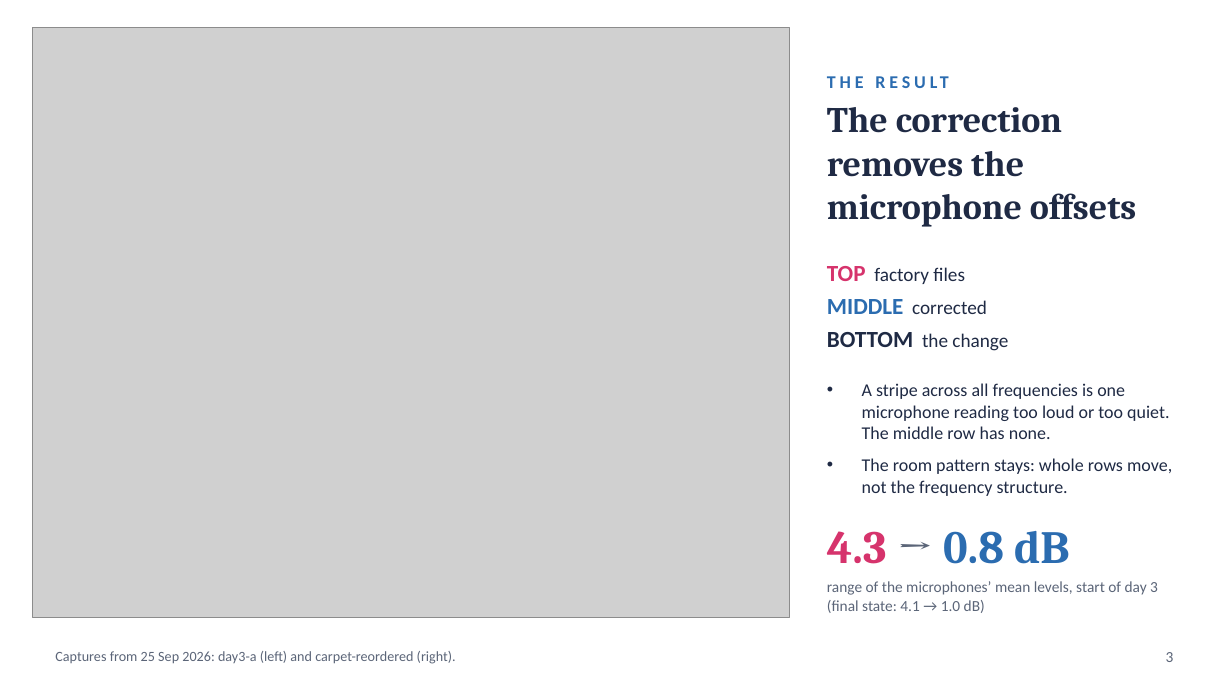
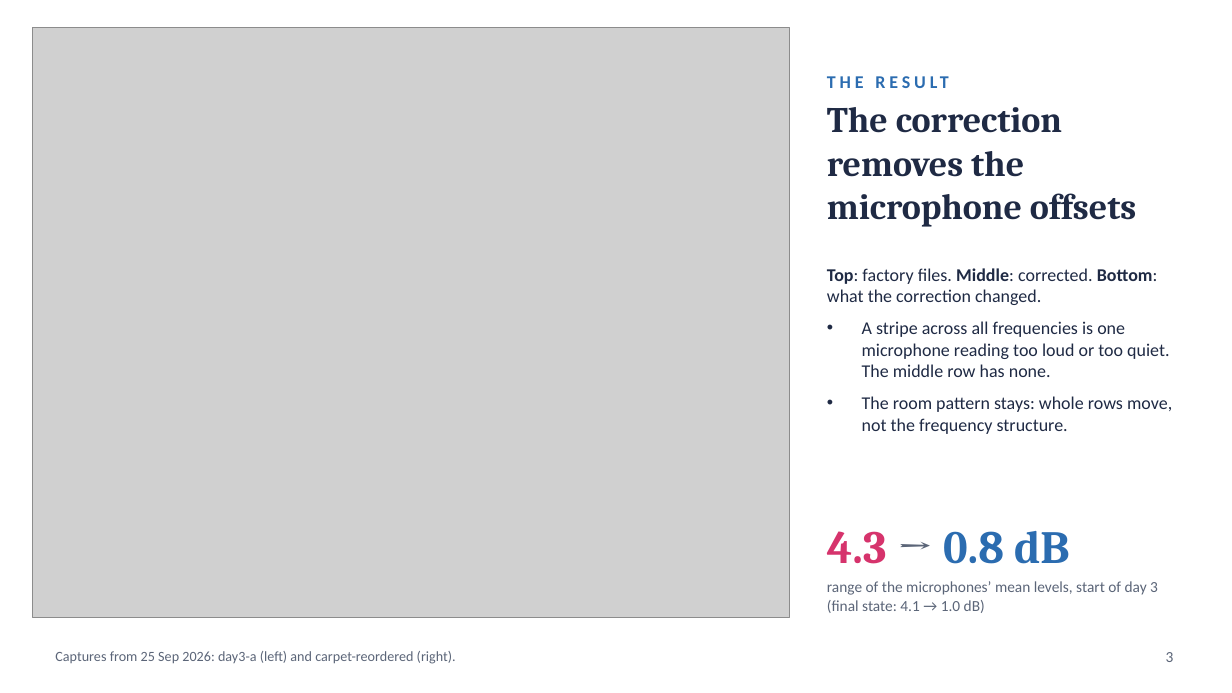
Before and after one commit to asdfgh0318/SoundVisualizer, a slide deck: slide 3 of docs/analysis/chamber-final-2026-10-01/slides/chamber-slides.pptx. Drawn at 1232x693 pixels with LibreOffice and Linux fonts; fonts in the diff are those of the drawing; grey boxes stand for pictures. Boxes give left, top, right and bottom in pixels: in the first picture for what was removed or moved away, otherwise in the second. Text is boxed around its words. In the diff, an @@ line names an element or a change of style, - is before the commit and + after.

```diff
--- a/docs/analysis/chamber-final-2026-10-01/slides/chamber-slides.pptx
+++ b/docs/analysis/chamber-final-2026-10-01/slides/chamber-slides.pptx
@@ text at [827, 268, 1158, 305]: paragraph added @@
+Top: factory files. Middle: corrected. Bottom: what the correction changed.
@@ text "Top: factory files. Middle: corrected. ...": place and size @@
-text "Top: factory files. Middle: corrected. ..." at [862, 383, 1172, 496]
+text "Top: factory files. Middle: corrected. ..." at [827, 268, 1172, 434]
@@ text removed at [827, 266, 1008, 351] @@
-TOP factory files
-MIDDLE corrected
-BOTTOM the change
```
Also in this commit, not shown: 1 other file.
